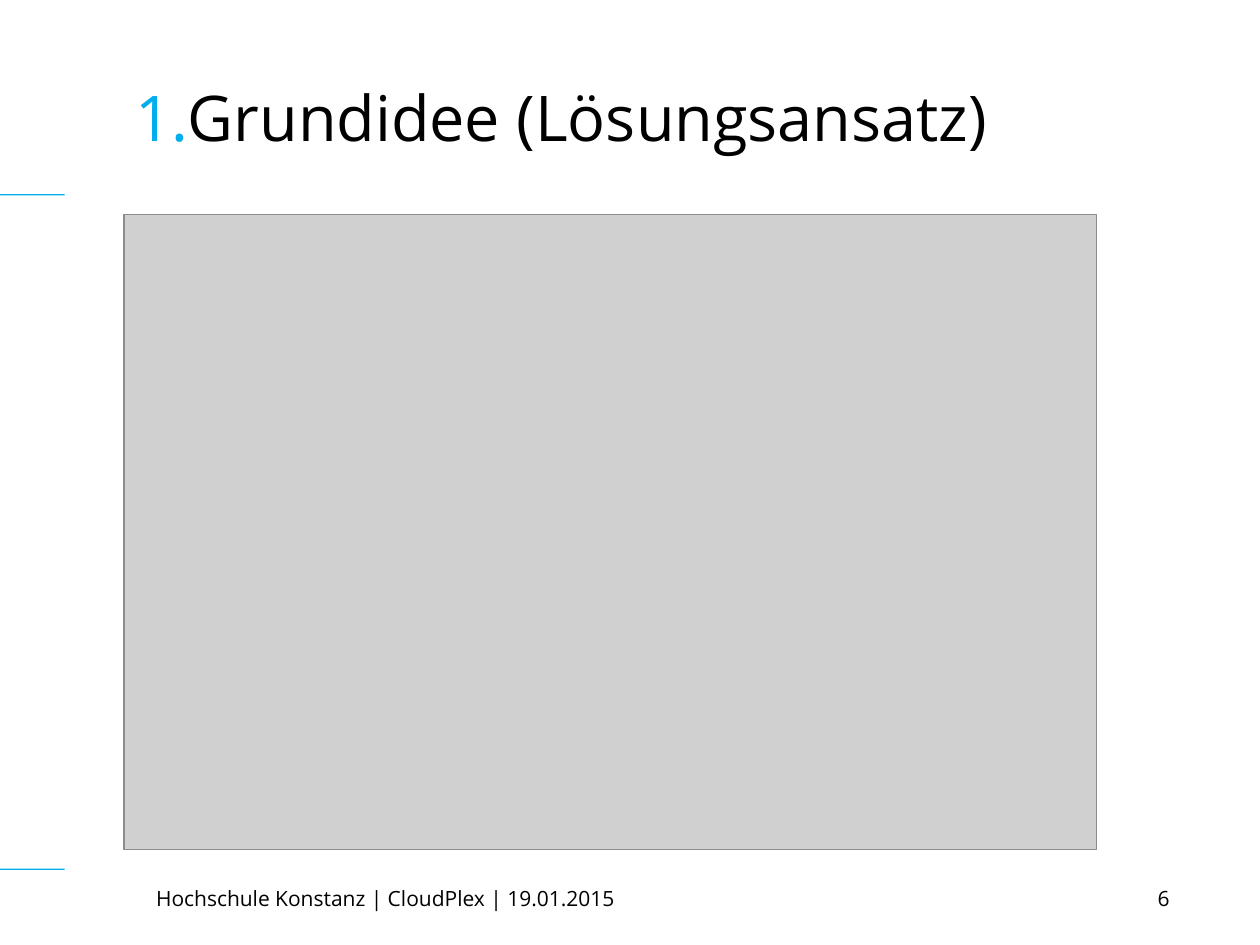
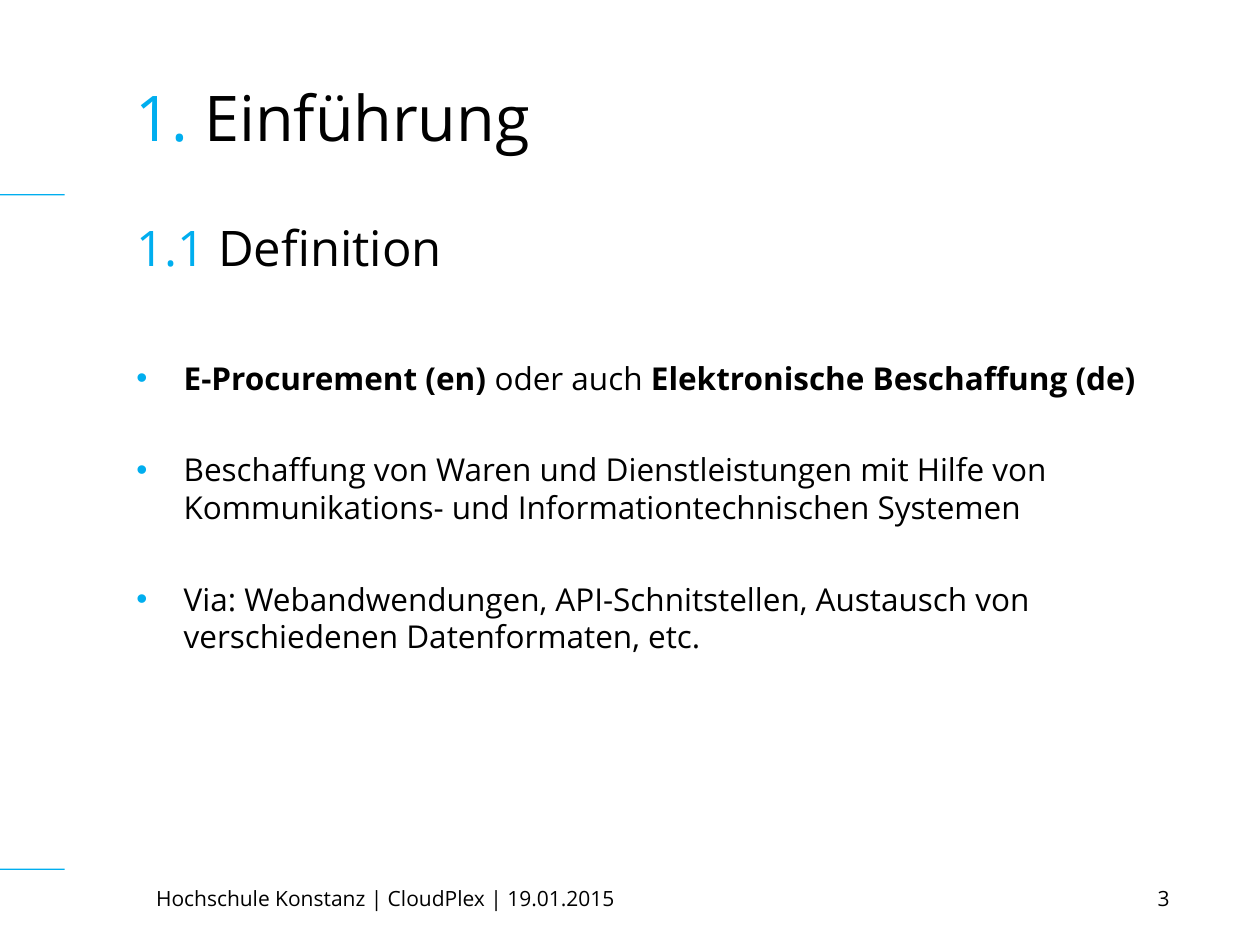
Before and after one commit to TuemmlerKon/web-tech, a slide deck: slide 3 of praesentation/WebTech (Final).ppt (slide 6 before the commit). Drawn at 1260x945 pixels with LibreOffice and Linux fonts; fonts in the diff are those of the drawing; grey boxes stand for pictures. Boxes give left, top, right and bottom in pixels: in the first picture for what was removed or moved away, otherwise in the second. Text is boxed around its words. In the diff, an @@ line names an element or a change of style, - is before the commit and + after.

```diff
--- a/praesentation/WebTech (Final).ppt
+++ b/praesentation/WebTech (Final).ppt
@@ title at <box>135,92,529,156</box>: text changed @@
-1.Grundidee (Lösungsansatz)
+1. Einführung
@@ picture removed at <box>123,214,1096,849</box> @@
@@ text added at <box>136,228,442,267</box>, 28 pt, text #000000 @@
+1.1 Definition
@@ text added at <box>184,366,1136,652</box>, 18 pt, text #000000 @@
+• E-Procurement (en) oder auch Elektronische Beschaffung (de)
+• Beschaffung von Waren und Dienstleistungen mit Hilfe von Kommunikations- und Informationtechnischen Systemen
+• Via: Webandwendungen, API-Schnitstellen, Austausch von verschiedenen Datenformaten, etc.
@@ page number at <box>1158,891,1170,907</box>: text changed @@
-6
+3
```
Also in this commit, not shown: 3 other slides changed, 1 slide added, 8 slides removed.
